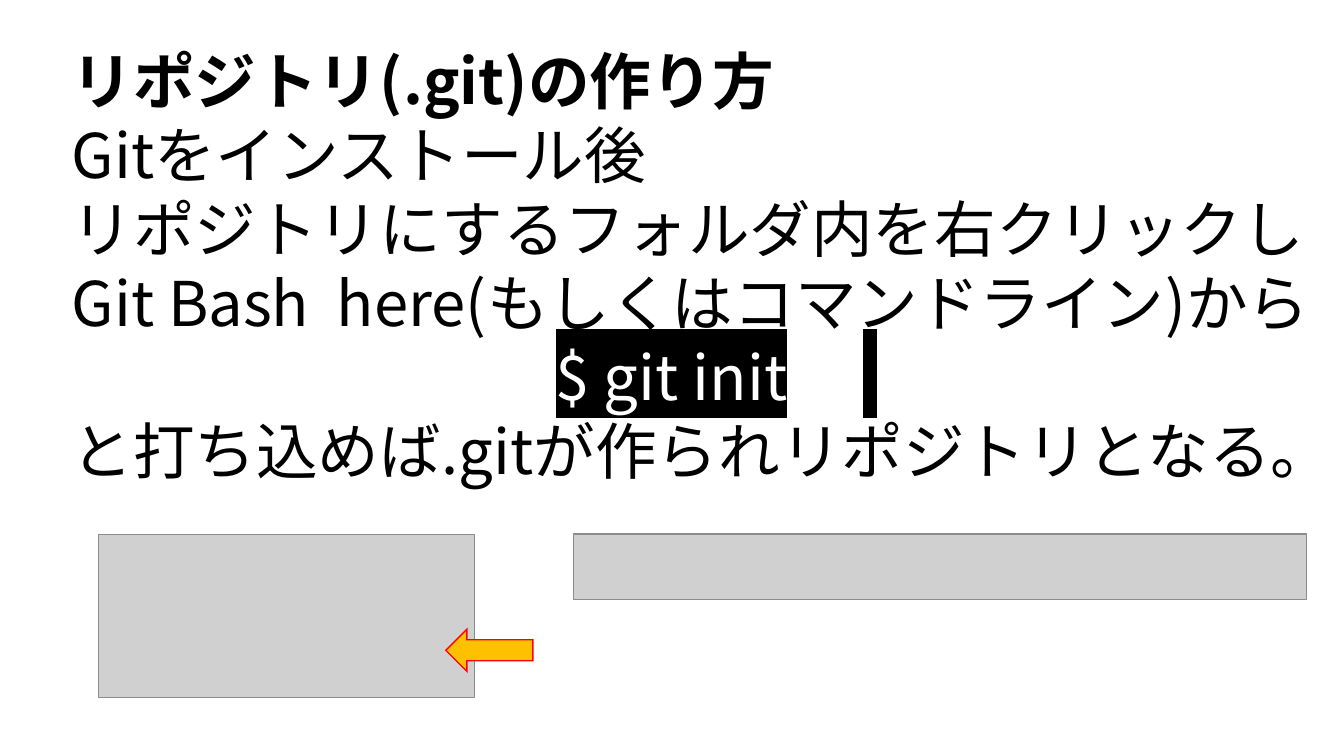
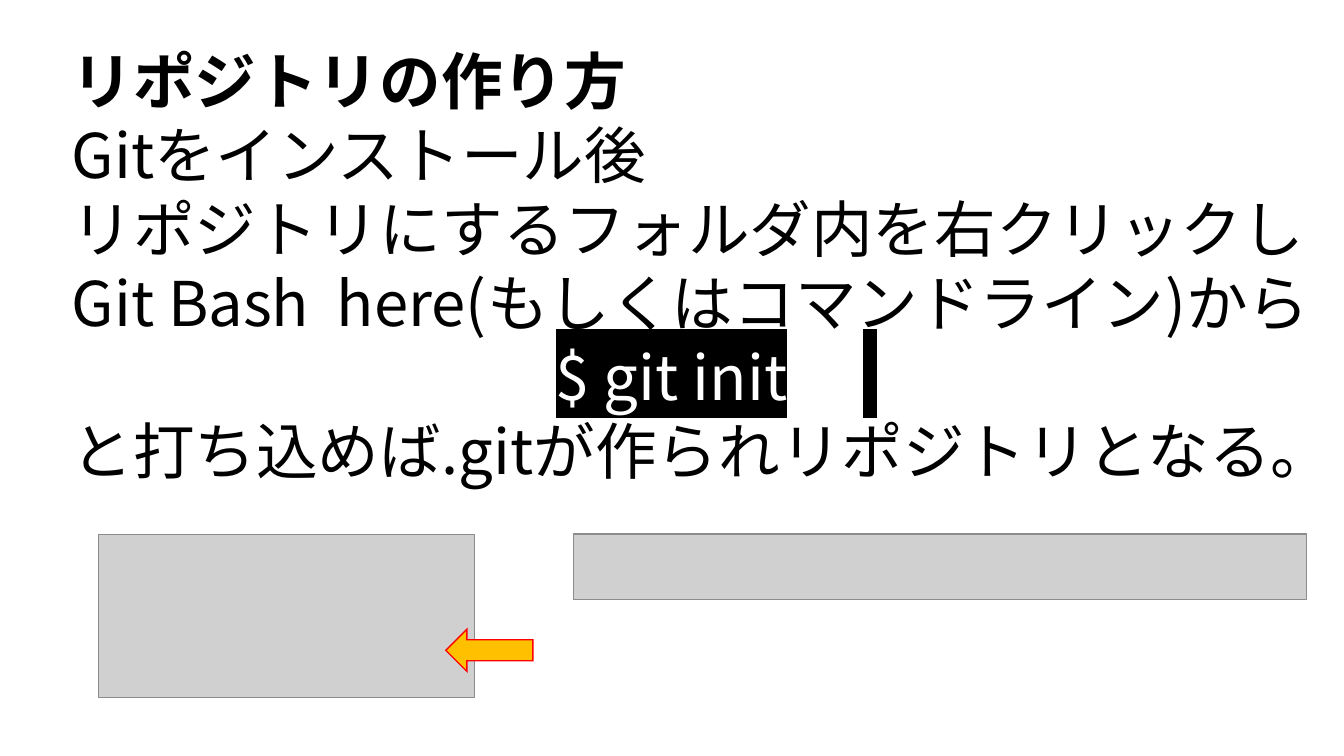
Before and after one commit to syalpon/master, a slide deck: slide 11 of git.pptx (slide 9 before the commit). Drawn at 1344x756 pixels with LibreOffice and Linux fonts; fonts in the diff are those of the drawing; grey boxes stand for pictures. Boxes give left, top, right and bottom in pixels: in the first picture for what was removed or moved away, otherwise in the second. Text is boxed around its words. In the diff, an @@ line names an element or a change of style, - is before the commit and + after.

```diff
--- a/git.pptx
+++ b/git.pptx
@@ text at [72, 50, 626, 110]: text changed @@
-リポジトリ(.git)の作り方
+リポジトリの作り方
```
Also in this commit, not shown: 5 other slides changed, 3 slides added, 1 slide removed.
